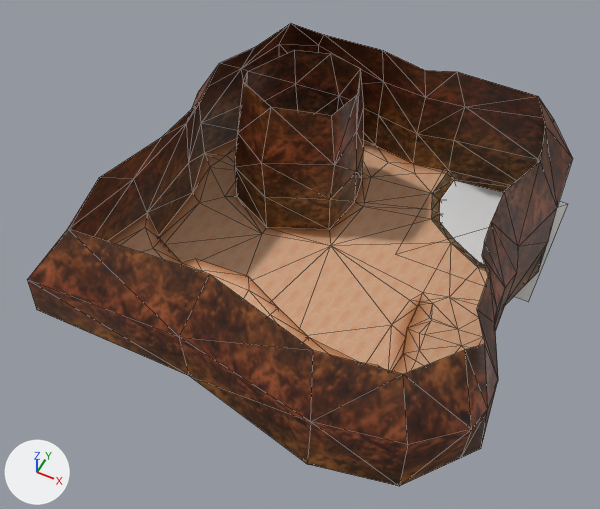
What one commit did to the glTF model assets/models/testarea.glb.
Rendered twice from a 50 mm lens placed at (35.0, -108.9, 126.8), pointed at (-11.9, -15.2, 9.7). The axes (+X, +Y, +Z) are drawn at lower left. The lights are the same throughout. Mesh edges are drawn as thin lines. Vertices at the same position are counted once.
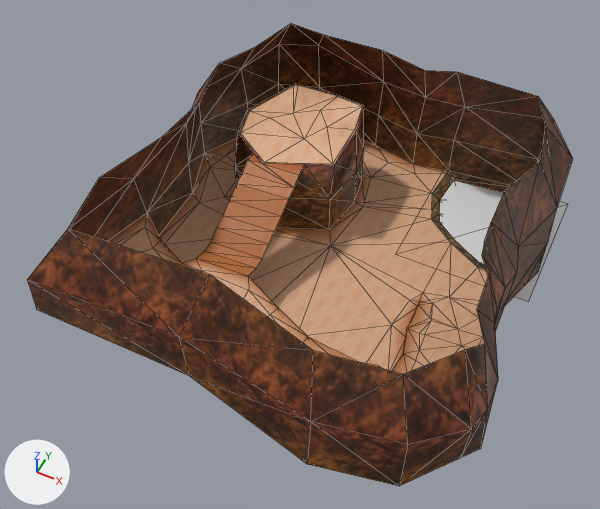
Pixel boxes [x1, y1, x2, y2] of what changed, in the pictures (600 x 509 px):
```json
{"part": 1, "of": "me_plane_015", "change": "built on", "before": [235, 50, 364, 199], "after": [196, 84, 364, 276]}
```

Scene script edits in JSON lines:
```json
{"block": "me_plane_015", "where": "# used by ob_plane; location = (0.0, 0.0, 0.0)"}
{"op": "remove", "block": "me_plane_015", "code": "me_plane_015.from_pydata(...)  # 268 vertices, 497 faces; spans x -49.1..31.5, y -53.1..34.9, z -3.2..30.1"}
{"op": "add", "block": "me_plane_015", "code": "me_plane_015.from_pydata(...)  # 292 vertices, 538 faces; spans x -49.1..31.5, y -53.1..34.9, z -3.2..30.0"}
{"block": "me_plane_015", "change": "me_plane_015 part 1"}
{"block": "me_plane_015", "change": "8 vertices are removed from x -35.5..-12.7, y -1.1..19.0, z 28.1..30.1"}
{"block": "me_plane_015", "change": "18 faces are deleted"}
{"block": "me_plane_015", "change": "32 vertices are added at x -35.9..-13.4, y -21.7..21.3, z 8.3..20.6"}
{"block": "me_plane_015", "change": "4 new faces join them, mat_wall_002"}
{"block": "me_plane_015", "change": "55 new faces join them, mat_floor_002"}
```
